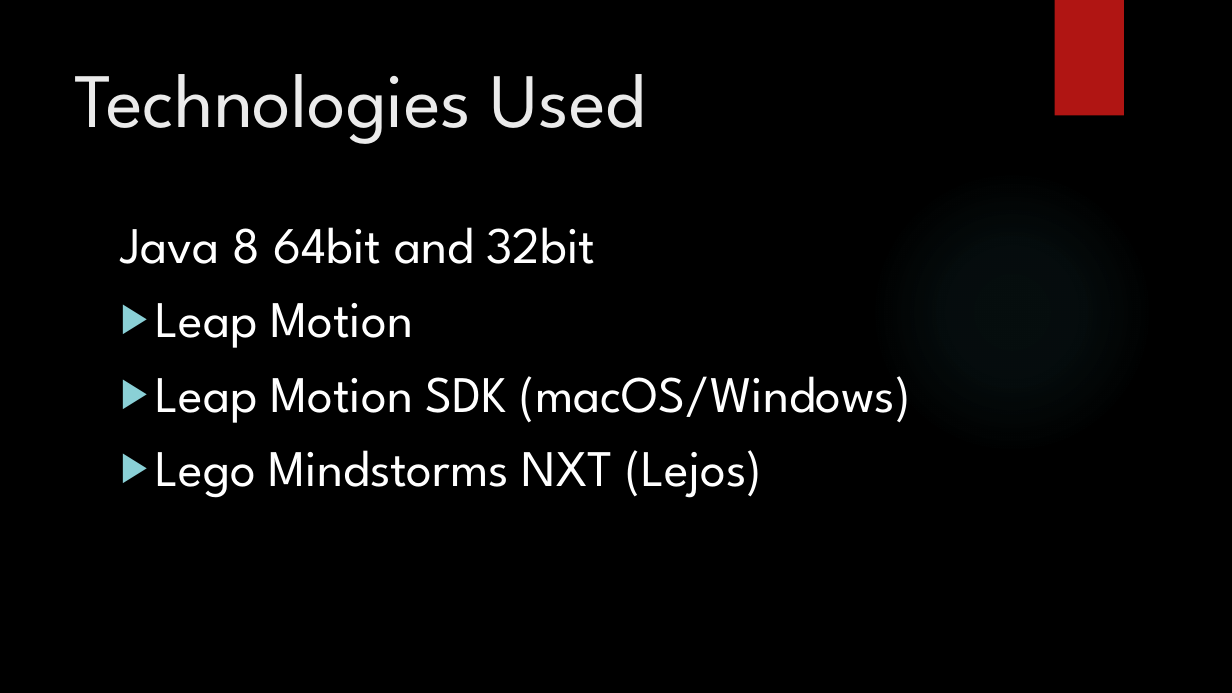
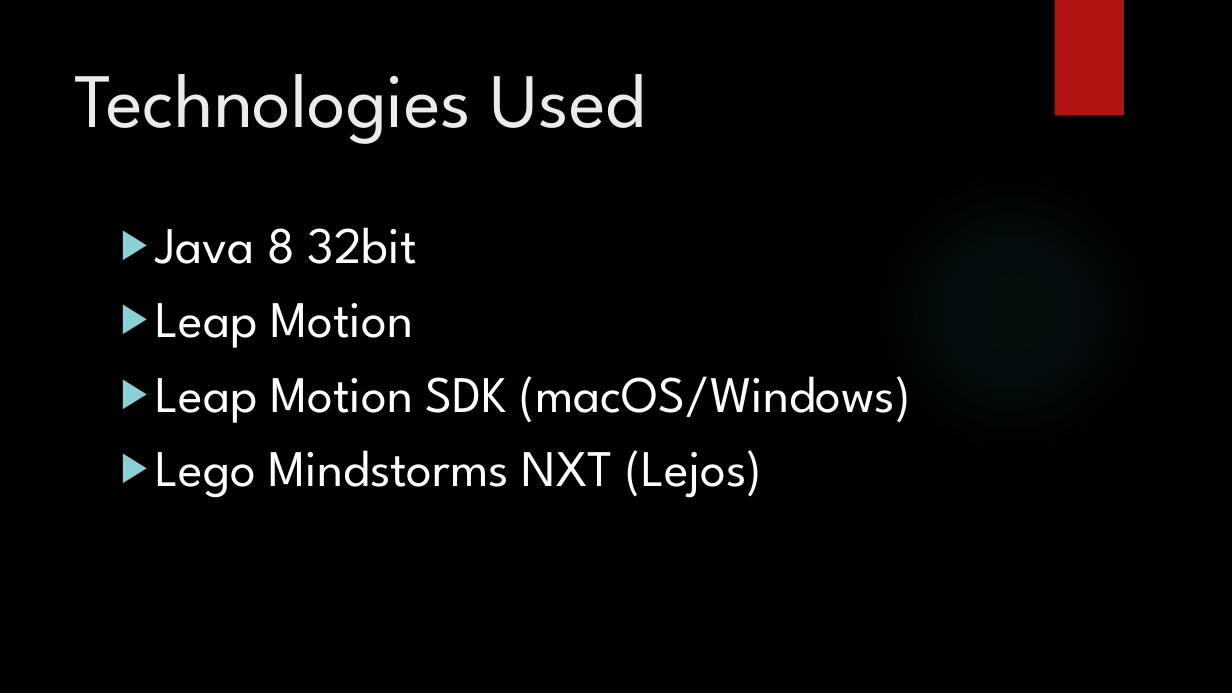
Before and after one commit to kevind992/Mechanical-Arm-Controlled-by-Leap-Motion, a slide deck: slide 3 of presentation.pptx. Drawn at 1232x693 pixels with LibreOffice and Linux fonts; fonts in the diff are those of the drawing; background and template pictures are left out. Boxes give left, top, right and bottom in pixels: in the first picture for what was removed or moved away, otherwise in the second. Text is boxed around its words. In the diff, an @@ line names an element or a change of style, - is before the commit and + after.

```diff
--- a/presentation.pptx
+++ b/presentation.pptx
@@ text at [155, 227, 417, 264]: text changed @@
-Java 8 64bit and 32bit
+▶ Java 8 32bit
```
Also in this commit, not shown: 1 other slide changed, 2 slides added.
